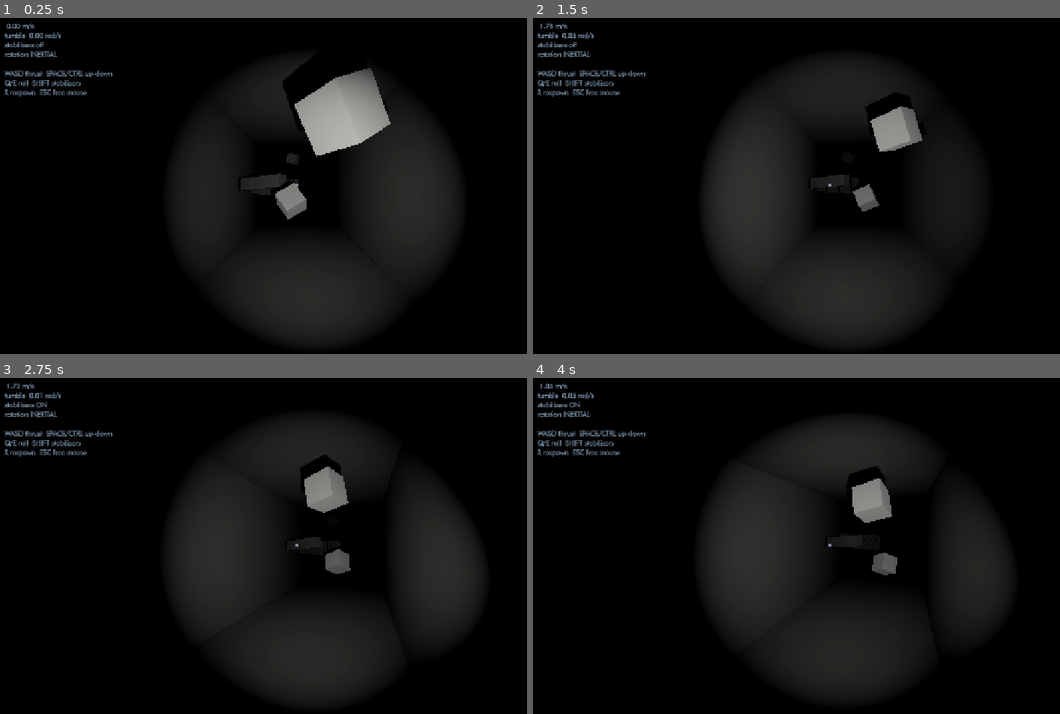
Above: before the commit, frames 1-4 (two rows, left to right).
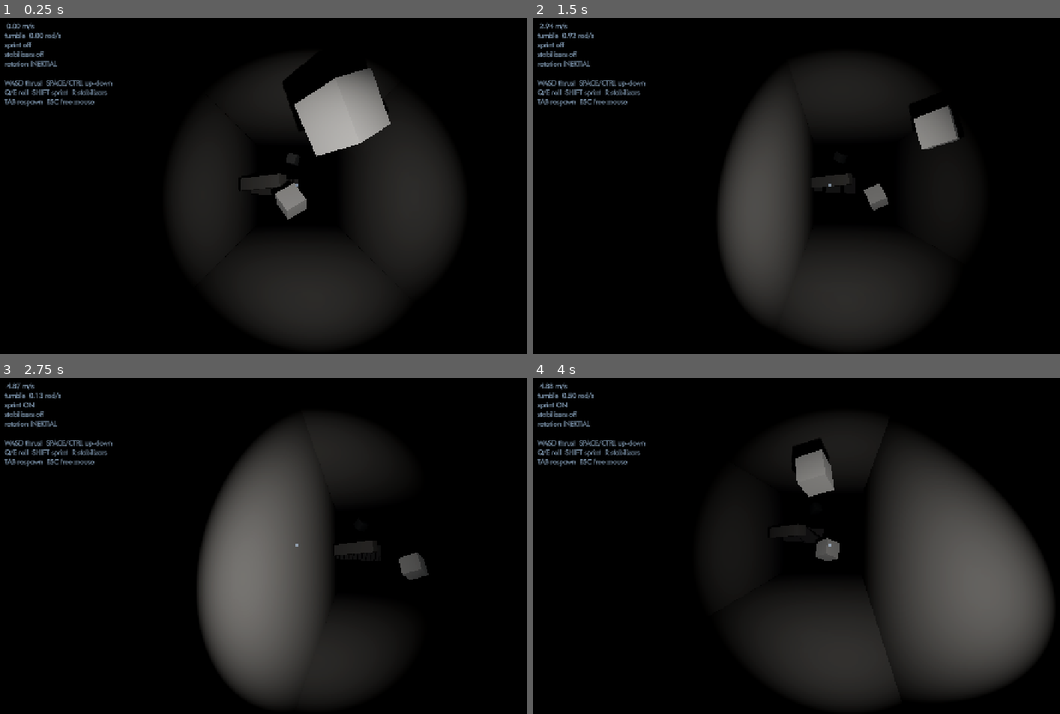
Above: after the commit, the same moments.

Repository: Screwloose-Games/back-in-the-game-jam
Game: Godot game, scene res://prototypes/navigation/navigation_prototype.tscn
Same seed, same stepped clock (60 frames per second), same inputs: the game is played once before the commit and once after it. This scene is started directly instead of the project's main scene. Sound files missing from this copy of the repository are replaced by a short silence.
Inputs (mouse positions are in pixels of both pictures, inside the frame that each line leads up to):
- Up to frame 1 (0.25 s): no input
- Up to frame 2 (1.5 s): tap Enter at 0.5 s; move the mouse to (865, 182) at 0.52 s; hold Shift (stabilize, bound only before the commit) 0.53-1.28 s; hold S (thrust_back) from 0.53 s (still down); click (865, 182) at 0.67 s; move the mouse to (801, 186) at 1.27 s; tap F (grab) at 1.35 s; click (801, 186) at 1.42 s
- Up to frame 3 (2.75 s): keep holding S (thrust_back); tap Shift (stabilize, bound only before the commit) at 1.55 s; move the mouse to (310, 539) at 2.02 s; hold Shift (stabilize, bound only before the commit) from 2.03 s (still down); click (310, 539) at 2.17 s
- Up to frame 4 (4 s): keep holding S (thrust_back); move the mouse to (822, 549) at 2.77 s; release Shift (stabilize, bound only before the commit) at 2.78 s; tap T (toggle_tether) at 2.85 s; click (822, 549) at 2.92 s; tap Shift (stabilize, bound only before the commit) at 3.05 s; move the mouse to (875, 549) at 3.52 s; hold Shift (stabilize, bound only before the commit) from 3.53 s (still down); click (875, 549) at 3.67 s

The runs differ from the first frame. In frame 1, 1.2% of the frame differs, in the area x 0-22%, y 7-27%; in frame 2, 6.9%; in frame 3, 23%; in frame 4, 24%, in the area x 0-99%, y 1-94%.

Commit message:
added sprint, remapped bindings

Diff:
--- a/project.godot
+++ b/project.godot
@@ -84,6 +84,11 @@
 }
 stabilize={
 "deadzone": 0.2,
+"events": [Object(InputEventKey,"resource_local_to_scene":false,"resource_name":"","device":-1,"window_id":0,"alt_pressed":false,"shift_pressed":false,"ctrl_pressed":false,"meta_pressed":false,"pressed":false,"keycode":0,"physical_keycode":82,"key_label":0,"unicode":0,"location":0,"echo":false,"script":null)
+]
+}
+sprint={
+"deadzone": 0.2,
 "events": [Object(InputEventKey,"resource_local_to_scene":false,"resource_name":"","device":-1,"window_id":0,"alt_press …(195 unchanged characters)…
 ]
 }
@@ -94,7 +99,7 @@
 }
 reset_player={
 "deadzone": 0.2,
-"events": [Object(InputEventKey,"resource_local_to_scene":fa …(140 unchanged characters)… d":false,"keycode":0,"physical_keycode":82,"key_label":0,"unicode":0,"location":0,"echo":false,"script":null)
+"events": [Object(InputEventKey,"resource_local_to_scene":fa …(140 unchanged characters)… d":false,"keycode":0,"physical_keycode":4194306,"key_label":0,"unicode":0,"location":0,"echo":false,"script":null)
 ]
 }
 grab={
--- a/prototypes/navigation/prototype_hud.gd
+++ b/prototypes/navigation/prototype_hud.gd
@@ -4,8 +4,8 @@
 ## values in prototype_knobs.gd without guessing, plus the control legend.
 
 const CONTROL_LEGEND := """WASD thrust  SPACE/CTRL up-down
-Q/E roll  SHIFT stabilizers
-R respawn  ESC free mouse"""
+Q/E roll  SHIFT sprint  R stabilizers
+TAB respawn  ESC free mouse"""
 
 @export var player_path: NodePath
 
@@ -36,6 +36,7 @@
 	readout_lines.append("%5.2f m/s" % _player.get_drift_speed())
 	if _shows_tumble:
 		readout_lines.append("tumble %5.2f rad/s" % _player.angular_velocity.length())
+	readout_lines.append("sprint %s" % ("ON" if _player.sprint_engaged else "off"))
 	readout_lines.append("stabilizers %s" % ("ON" if _player.stabilizers_engaged else "off"))
 	readout_lines.append("rotation %s" % _rotation_mode_name)
 	readout_lines.append("")
--- a/prototypes/navigation/prototype_knobs.gd
+++ b/prototypes/navigation/prototype_knobs.gd
@@ -23,10 +23,23 @@
 const ROTATION_MODE := RotationMode.INERTIAL
 
 ## Thruster strength in metres per second squared, per axis.
-const THRUST_ACCELERATION := 10
+const THRUST_ACCELERATION := 8.0
 
 ## Ceiling on drift speed, in metres per second.
-const MAX_SPEED := 4.0
+const MAX_SPEED := 2.0
+
+## Multiplier on THRUST_ACCELERATION while sprint (Shift) is held.
+const SPRINT_ACCELERATION_MULTIPLIER := 2.0
+
+## Multiplier on MAX_SPEED while sprint is held.
+const SPRINT_SPEED_MULTIPLIER := 2.5
+
+## How fast the speed ceiling falls back to MAX_SPEED after sprint is released,
+## in metres per second squared. The ceiling rises the instant sprint is held,
+## so this only governs the way back down: without it, letting go of Shift at
+## full sprint would snap you to MAX_SPEED in a single frame. Raise it far above
+## THRUST_ACCELERATION for that hard snap.
+const SPRINT_FALLOFF_RATE := 2.0
 
 ## Radians of rotation per pixel of mouse movement.
 const MOUSE_SENSITIVITY := 0.0022
@@ -53,7 +66,7 @@
 ## stabilizers, in either mode.
 const ANGULAR_DRAG := 1.0
 
-## Fraction of drift speed shed per second while stabilizers (Shift) are held.
+## Fraction of drift speed shed per second while stabilizers (R) are held.
 const LINEAR_STABILIZER_RATE := 4.0
 
 ## Fraction of tumble rate shed per second while stabilizers are held.
--- a/prototypes/navigation/zero_g_player.gd
+++ b/prototypes/navigation/zero_g_player.gd
@@ -14,8 +14,11 @@
 var angular_velocity := Vector3.ZERO
 ## True while the stabilizers are held. Read by the debug HUD.
 var stabilizers_engaged := false
+## True while sprint is held. Read by the debug HUD.
+var sprint_engaged := false
 
 var _spawn_transform: Transform3D
+var _current_speed_cap := PrototypeKnobs.MAX_SPEED
 var _accumulated_mouse_motion := Vector2.ZERO
 var _was_touching_surface := false
 var _is_mouse_captured := false
@@ -49,6 +52,7 @@
 
 func _physics_process(delta: float) -> void:
 	stabilizers_engaged = Input.is_action_pressed("stabilize")
+	sprint_engaged = Input.is_action_pressed("sprint")
 	_update_orientation(delta)
 	_update_velocity(delta)
 	# move_and_slide reports what was hit but resolves contact its own way, so
@@ -68,6 +72,7 @@
 	velocity = Vector3.ZERO
 	angular_velocity = Vector3.ZERO
 	_accumulated_mouse_motion = Vector2.ZERO
+	_current_speed_cap = PrototypeKnobs.MAX_SPEED
 	_was_touching_surface = false
 	global_transform = _spawn_transform
 
@@ -152,16 +157,38 @@
 		Input.get_axis("thrust_forward", "thrust_back")
 	).limit_length(1.0)
 
-	velocity += (
-		global_transform.basis * thrust_input * PrototypeKnobs.THRUST_ACCELERATION * delta
-	)
+	var thrust_acceleration := PrototypeKnobs.THRUST_ACCELERATION
+	if sprint_engaged:
+		thrust_acceleration *= PrototypeKnobs.SPRINT_ACCELERATION_MULTIPLIER
+
+	velocity += global_transform.basis * thrust_input * thrust_acceleration * delta
 
 	if stabilizers_engaged:
 		velocity = velocity.lerp(
 			Vector3.ZERO, minf(PrototypeKnobs.LINEAR_STABILIZER_RATE * delta, 1.0)
 		)
 
-	velocity = velocity.limit_length(PrototypeKnobs.MAX_SPEED)
+	_update_speed_cap(delta)
+	velocity = velocity.limit_length(_current_speed_cap)
+
+
+## Tracks the ceiling the speed is clamped to. Sprint raises it immediately, so
+## the boost is there the moment Shift goes down, and lowers it gradually, so
+## releasing sprint coasts back down to MAX_SPEED instead of snapping.
+##
+## The cap stays a hard clamp throughout - easing the clamp itself rather than
+## the speed is what keeps thrust from outrunning the ceiling on the way down.
+func _update_speed_cap(delta: float) -> void:
+	var target_speed_cap := PrototypeKnobs.MAX_SPEED
+	if sprint_engaged:
+		target_speed_cap *= PrototypeKnobs.SPRINT_SPEED_MULTIPLIER
+
+	if target_speed_cap >= _current_speed_cap:
+		_current_speed_cap = target_speed_cap
+	else:
+		_current_speed_cap = move_toward(
+			_current_speed_cap, target_speed_cap, PrototypeKnobs.SPRINT_FALLOFF_RATE * delta
+		)
 
 
 ## Resolves a hull contact as an impulse rather than a flat speed penalty.
--- a/prototypes/navigation/zero_g_player.tscn
+++ b/prototypes/navigation/zero_g_player.tscn
@@ -1,31 +1,29 @@
-[gd_scene load_steps=3 format=3]
+[gd_scene format=3 uid="uid://b77va8ome3t3b"]
 
-[ext_resource type="Script" path="res://prototypes/navigation/zero_g_player.gd" id="1_controller"]
+[ext_resource type="Script" uid="uid://l0qtkd6jrdx" path="res://prototypes/navigation/zero_g_player.gd" id="1_controller"]
 
 [sub_resource type="SphereShape3D" id="SphereShape3D_hull"]
 radius = 0.4
 
-[node name="ZeroGPlayer" type="CharacterBody3D"]
+[node name="ZeroGPlayer" type="CharacterBody3D" unique_id=696792806]
 collision_layer = 2
 collision_mask = 5
 motion_mode = 1
 script = ExtResource("1_controller")
 
-[node name="HullShape" type="CollisionShape3D" parent="."]
+[node name="HullShape" type="CollisionShape3D" parent="." unique_id=85214718]
 shape = SubResource("SphereShape3D_hull")
 
-[node name="HeadCamera" type="Camera3D" parent="."]
+[node name="HeadCamera" type="Camera3D" parent="." unique_id=250175410]
 current = true
-fov = 75.0
-near = 0.05
 far = 20.0
 
-[node name="HelmetLamp" type="SpotLight3D" parent="HeadCamera"]
+[node name="HelmetLamp" type="SpotLight3D" parent="HeadCamera" unique_id=1998591431]
 transform = Transform3D(1, 0, 0, 0, 1, 0, 0, 0, 1, 0.14, -0.12, 0)
 light_color = Color(1, 0.96, 0.89, 1)
 light_energy = 3.5
 shadow_enabled = true
 spot_range = 18.0
+spot_attenuation = 1.2
 spot_angle = 35.0
-spot_attenuation = 1.2
 spot_angle_attenuation = 0.6
Not shown: 1 places in prototypes/navigation/navigation_prototype.tscn that only renumber resources
